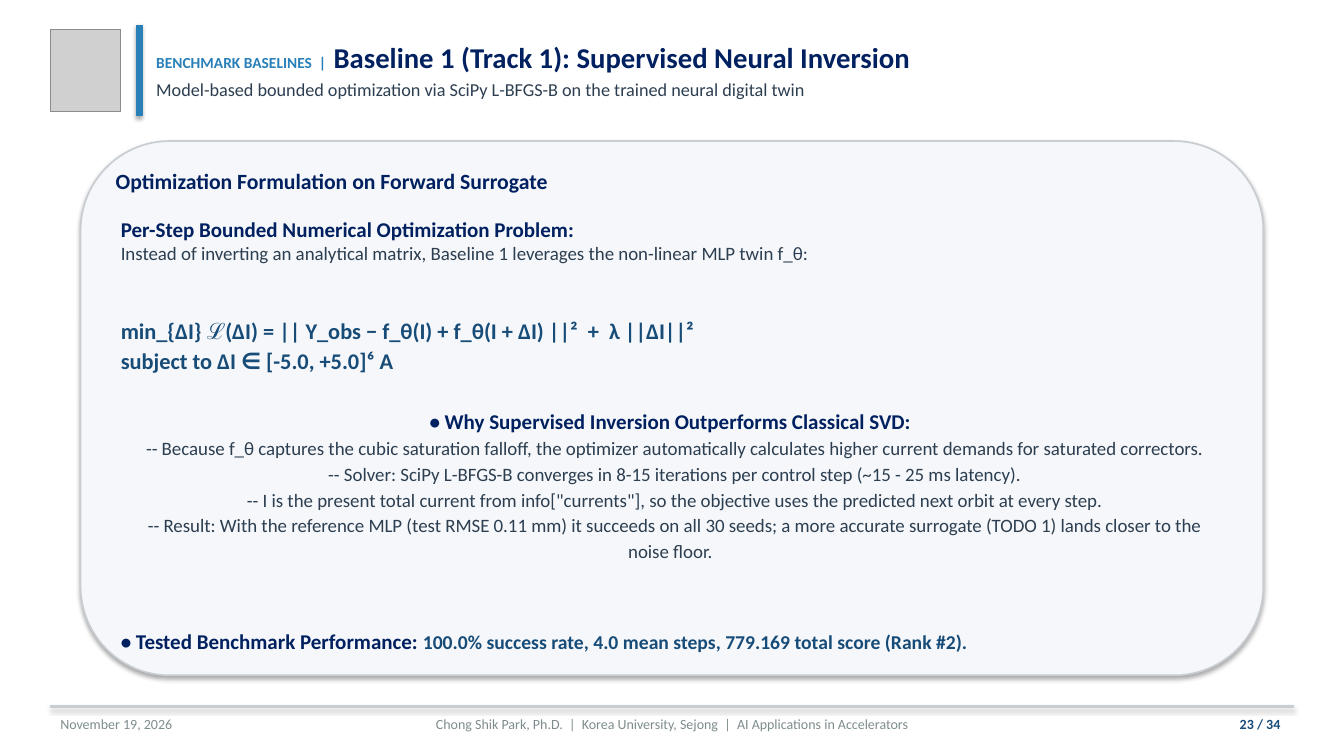
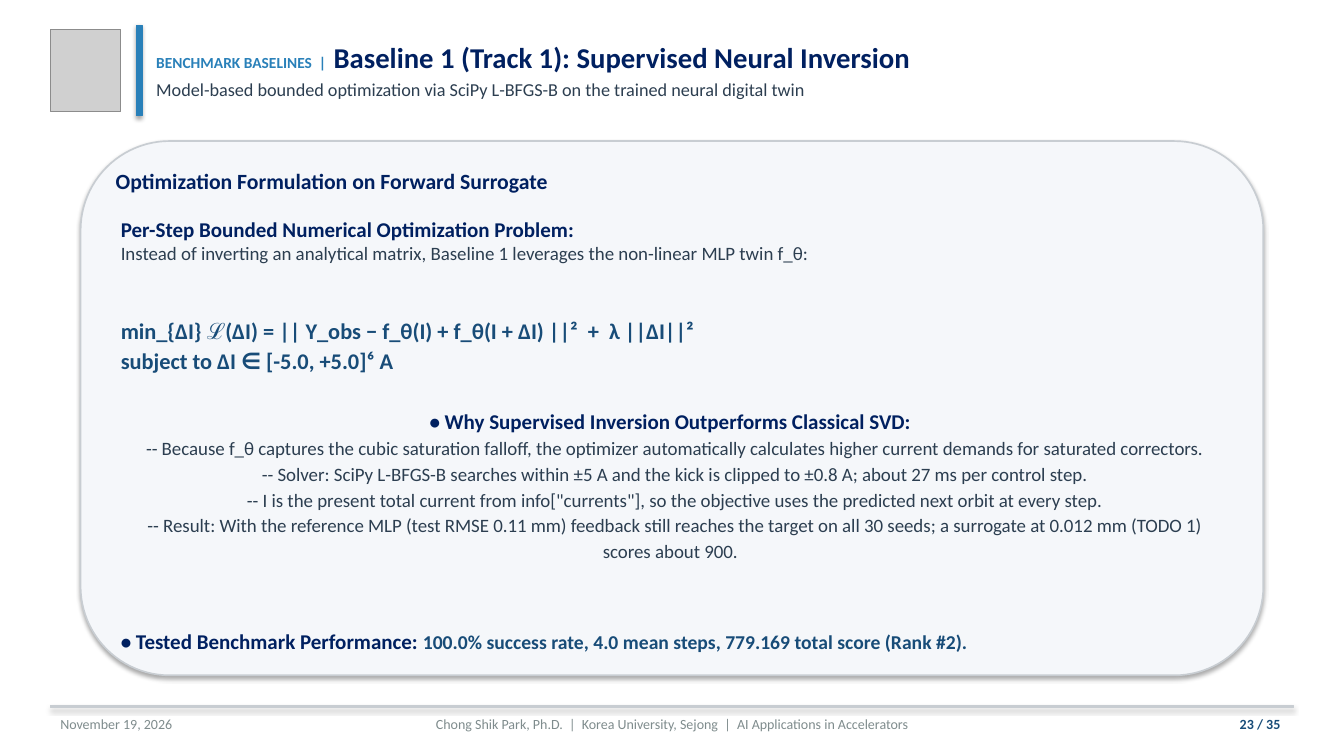
Before and after one commit to cspark7701/ai4acc-mini-hackathon, a slide deck: slide 23 of presentations/Lecture_1_AI_ML_Foundations_and_Control_Slides.pptx. Drawn at 1344x756 pixels with LibreOffice and Linux fonts; fonts in the diff are those of the drawing; grey boxes stand for pictures. Boxes give left, top, right and bottom in pixels: in the first picture for what was removed or moved away, otherwise in the second. Text is boxed around its words. In the diff, an @@ line names an element or a change of style, - is before the commit and + after.

```diff
--- a/presentations/Lecture_1_AI_ML_Foundations_and_Control_Slides.pptx
+++ b/presentations/Lecture_1_AI_ML_Foundations_and_Control_Slides.pptx
@@ text at (162,414,1202,558): text changed @@
-• Why Supervised Inversion Outperforms Classical SVD:
--- Because f_θ captures the cubic saturation falloff, the optimizer automatically calculates higher current demands for saturated correctors.
--- Solver: SciPy L-BFGS-B converges in 8-15 iterations per control step (~15 - 25 ms latency).
--- I is the present total current from info["currents"], so the objective uses the predicted next orbit at every step.
--- Result: With the reference MLP (test RMSE 0.11 mm) it succeeds on all 30 seeds; a more accurate surrogate (TODO 1) lands closer to the noise floor.
+• Why Supervised Inversion Outperforms Classical SVD:
+-- Because f_θ captures the cubic saturation falloff, the optimizer automatically calculates higher current demands for saturated correctors.
+-- Solver: SciPy L-BFGS-B searches within ±5 A and the kick is clipped to ±0.8 A; about 27 ms per control step.
+-- I is the present total current from info["currents"], so the objective uses the predicted next orbit at every step.
+-- Result: With the reference MLP (test RMSE 0.11 mm) feedback still reaches the target on all 30 seeds; a surrogate at 0.012 mm (TODO 1) scores about 900.
@@ text at (1240,720,1280,729): text changed @@
-23 / 34
+23 / 35
```
Also in this commit, not shown: 34 other slides changed, 6 other files.
